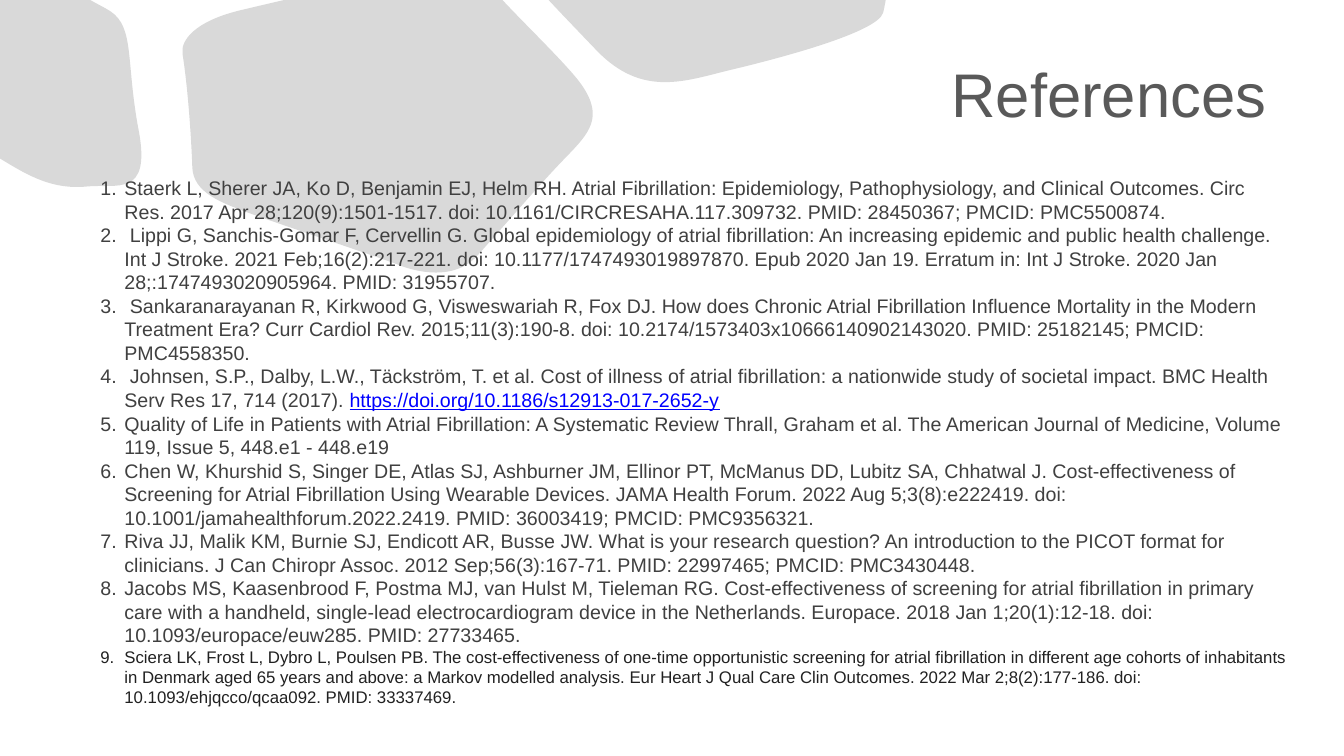
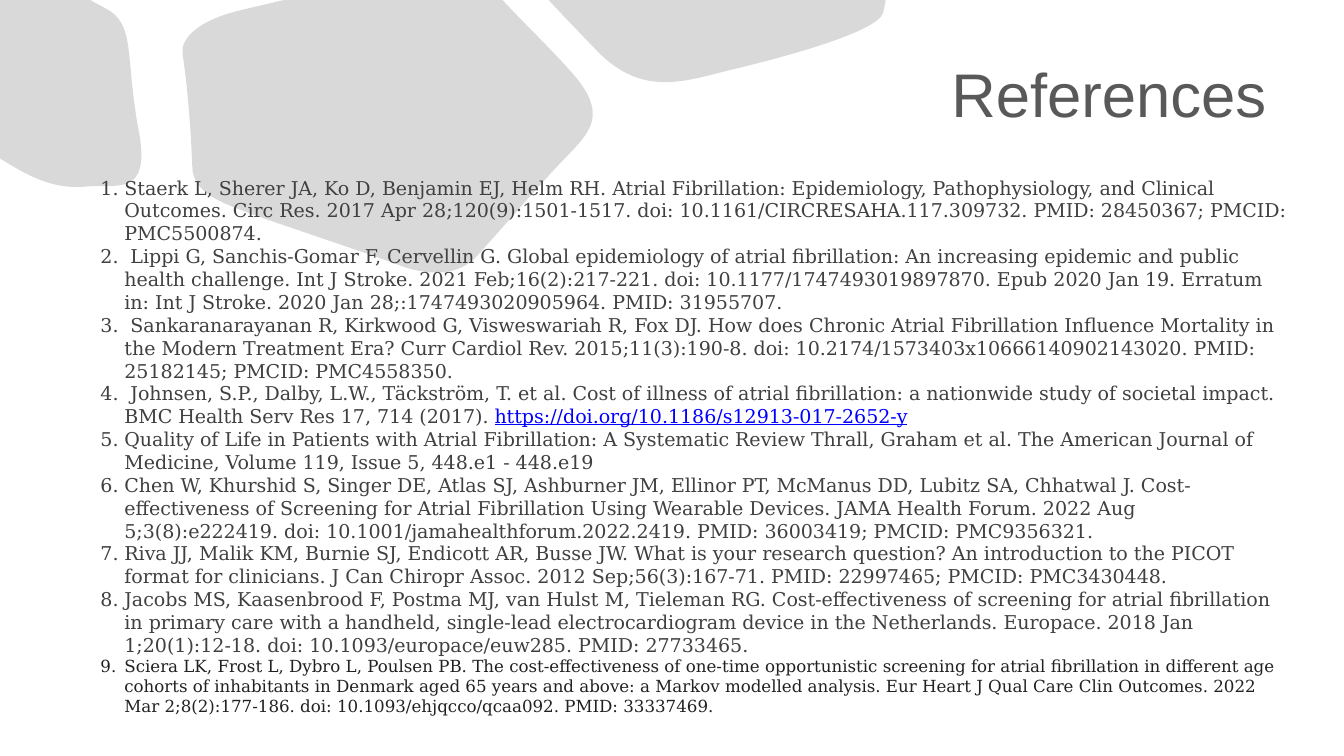
Before and after one commit to kostadinoff/SMU_seminar_in_economic-_evaluation_in_Healthcare, a slide deck: slide 13 of group_assigment/group_assigment.pptx. Drawn at 1344x756 pixels with LibreOffice and Linux fonts; fonts in the diff are those of the drawing. Boxes give left, top, right and bottom in pixels: in the first picture for what was removed or moved away, otherwise in the second. Text is boxed around its words. In the diff, an @@ line names an element or a change of style, - is before the commit and + after.

```diff
--- a/group_assigment/group_assigment.pptx
+++ b/group_assigment/group_assigment.pptx
@@ text "Staerk L, Sherer JA, Ko ..." at bbox=[124, 180, 1286, 716]: size 14 to 13.6 pt in "Staerk L, Sherer JA, Ko D, Benjamin ...", "Lippi G, Sanchis-Gomar F, Cervellin G. Global ...", "Sankaranarayanan R, Kirkwood G, Visweswariah R, Fox ...", "Johnsen, S.P., Dalby, L.W., Täckström, T. et ..." and 4 more places; font Arial to DejaVu Serif; size 12 to 11.9 pt in "Sciera LK, Frost L, Dybro L, Poulsen ..." @@
```
Also in this commit, not shown: 1 other slide changed.
